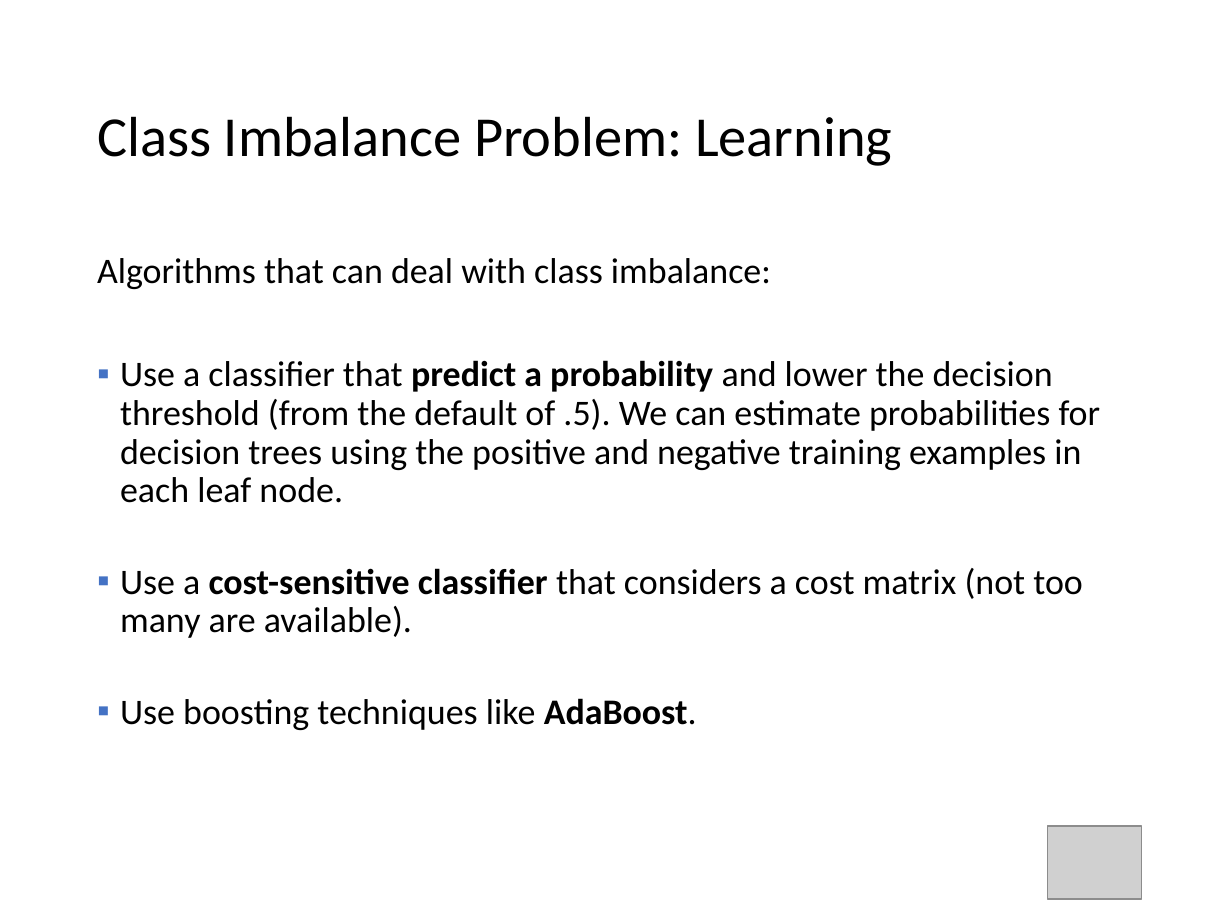
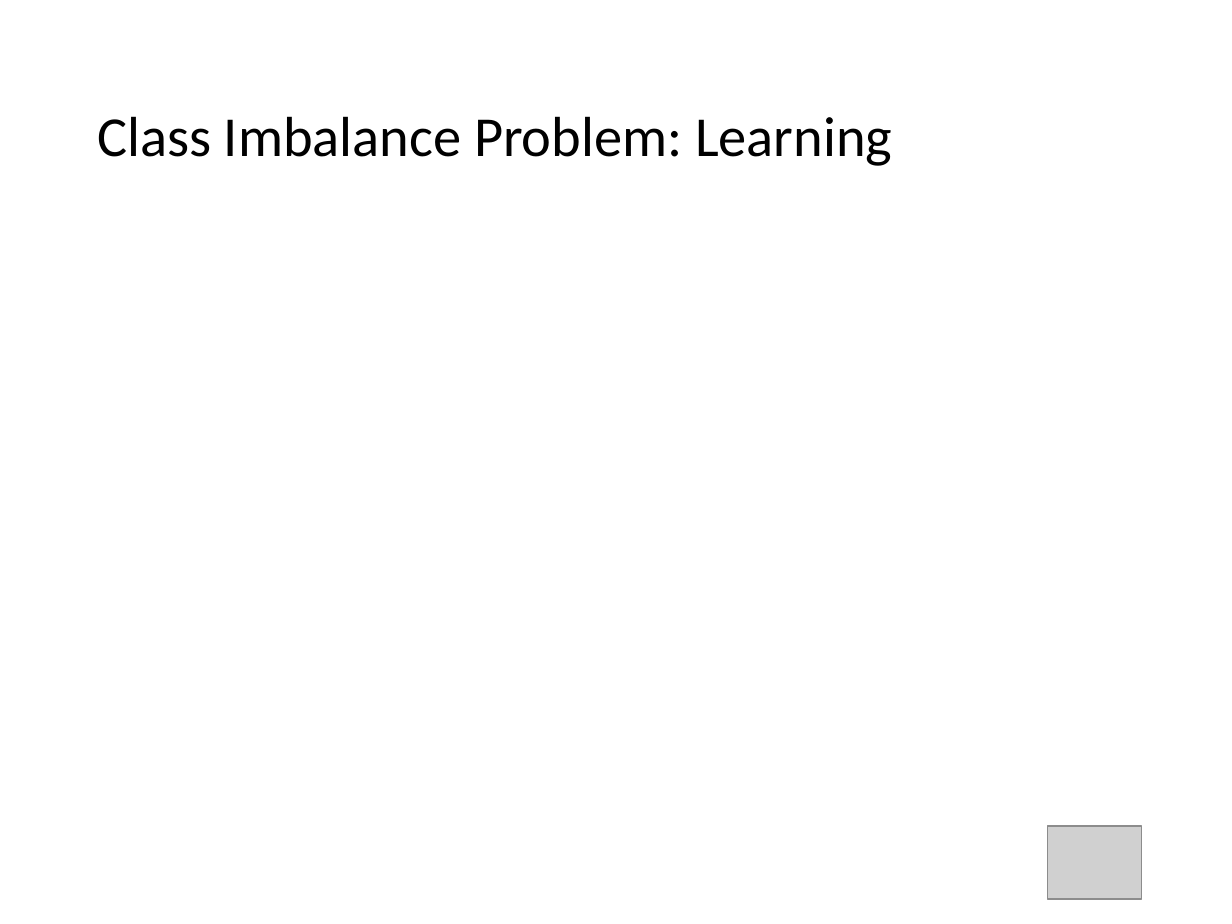
Before and after one commit to mhahsler/Introduction_to_Data_Mining_R_Examples, a slide deck: slide 79 of slides/chap4_alternative_classification.pptx (slide 88 before the commit). Drawn at 1232x924 pixels with LibreOffice and Linux fonts; fonts in the diff are those of the drawing; grey boxes stand for pictures. Boxes give left, top, right and bottom in pixels: in the first picture for what was removed or moved away, otherwise in the second. Text is boxed around its words. In the diff, an @@ line names an element or a change of style, - is before the commit and + after.

```diff
--- a/slides/chap4_alternative_classification.pptx
+++ b/slides/chap4_alternative_classification.pptx
@@ text removed at box(97, 258, 1101, 730) @@
-Algorithms that can deal with class imbalance:
-▪ Use a classifier that predict a probability and lower the decision threshold (from the default of .5). We can estimate probabilities for decision trees using the positive and negative training examples in each leaf node.
-▪ Use a cost-sensitive classifier that considers a cost matrix (not too many are available).
-▪ Use boosting techniques like AdaBoost.
```
Also in this commit, not shown: 19 other slides changed, 9 slides removed, 1 other file.
